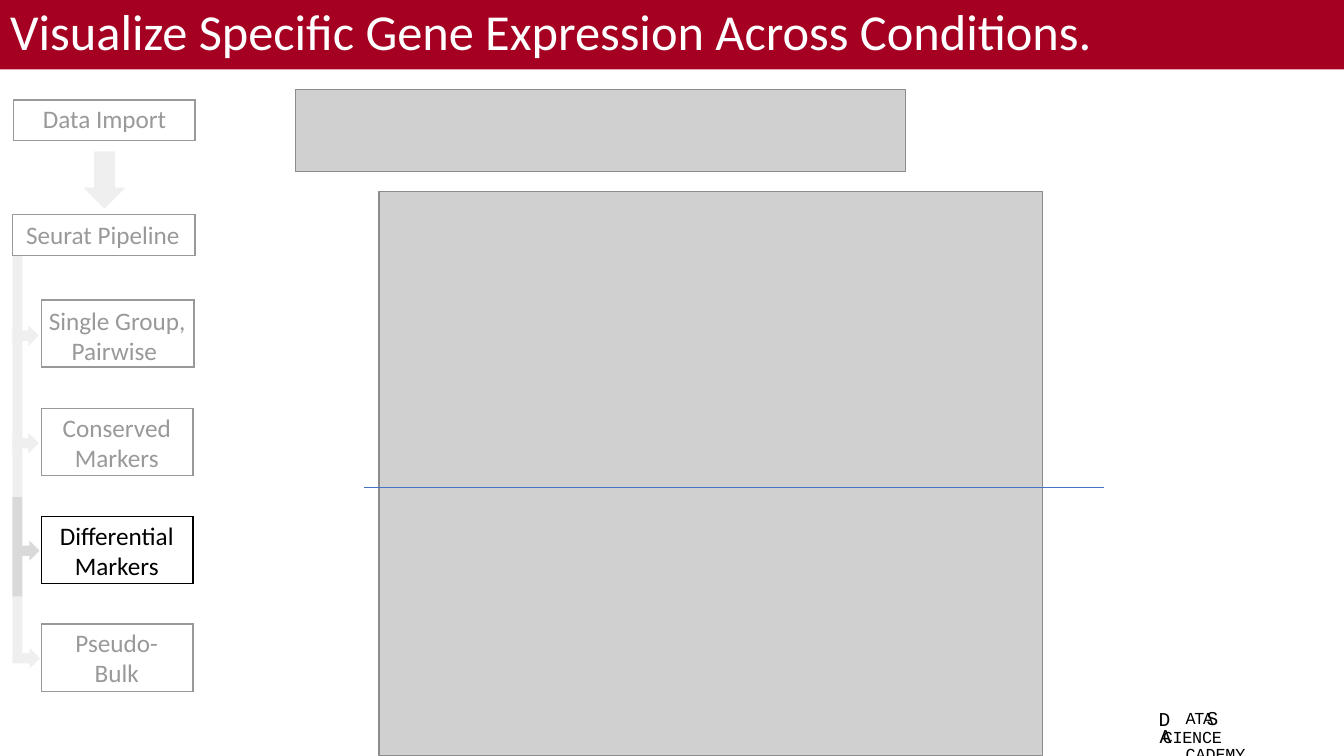
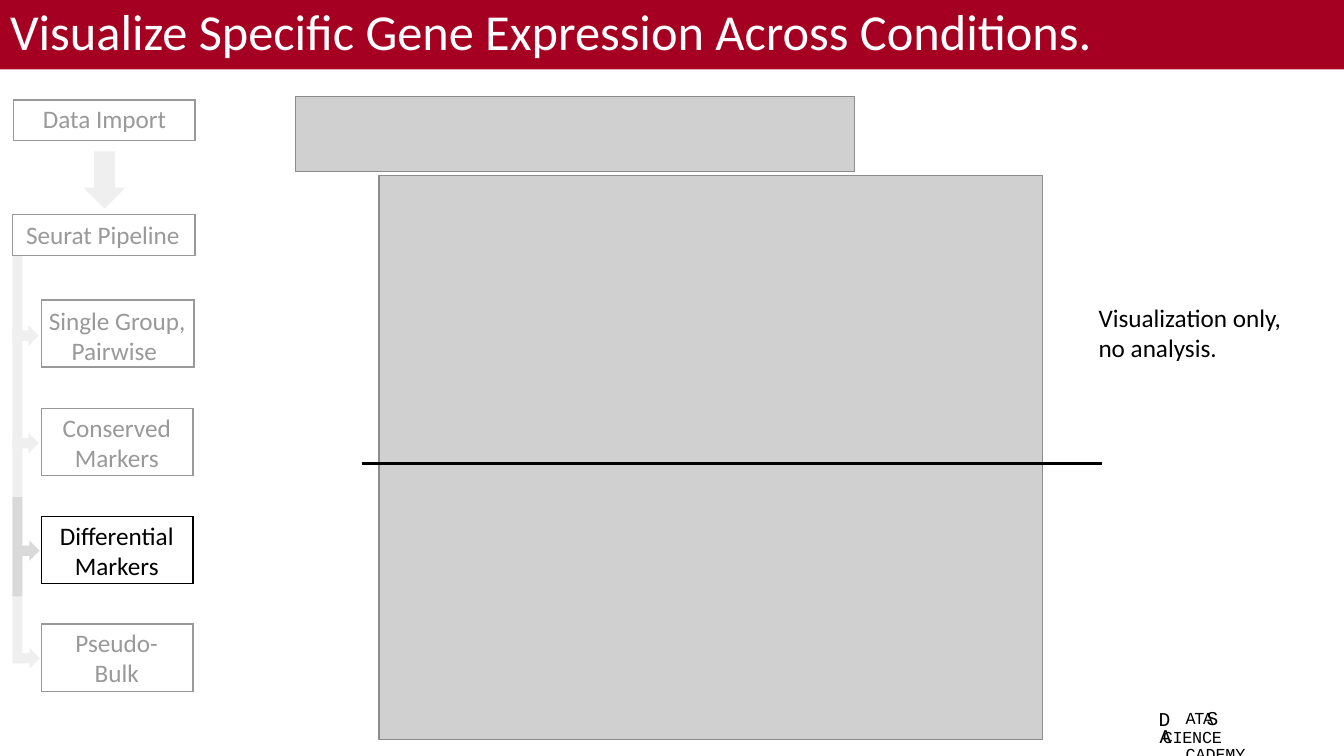
Before and after one commit to bacorli2/scrna_workshop, a slide deck: slide 8 of M5_Seurat_DGE_and_Exploratory/M5_Seurat_DGE_Exploratory.pptx (slide 7 before the commit). Drawn at 1344x756 pixels with LibreOffice and Linux fonts; fonts in the diff are those of the drawing; grey boxes stand for pictures; background and template pictures are left out. Boxes give left, top, right and bottom in pixels: in the first picture for what was removed or moved away, otherwise in the second. Text is boxed around its words. In the diff, an @@ line names an element or a change of style, - is before the commit and + after.

```diff
--- a/M5_Seurat_DGE_and_Exploratory/M5_Seurat_DGE_Exploratory.pptx
+++ b/M5_Seurat_DGE_and_Exploratory/M5_Seurat_DGE_Exploratory.pptx
@@ picture: place and size @@
-picture at [295, 90, 905, 171]
+picture at [295, 97, 855, 172]
@@ picture: place and size @@
-picture at [379, 192, 1043, 756]
+picture at [379, 175, 1043, 740]
@@ text added at [1099, 309, 1281, 361], 18 pt, text #000000 @@
+Visualization only,
+no analysis.
@@ line moved from (364, 488) - (1104, 488) to (362, 464) - (1102, 464) @@
@@ line (362, 464) - (1102, 464): stroke #4472C4 0.5 pt to #000000 2.25 pt @@
```
Also in this commit, not shown: 9 other slides changed, 1 slide removed, 2 other files.
